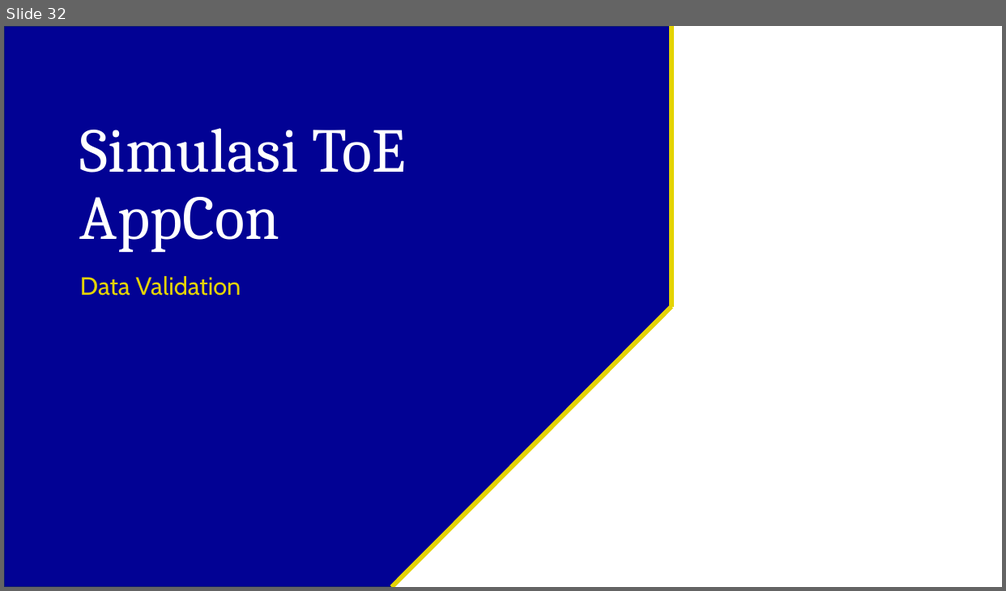
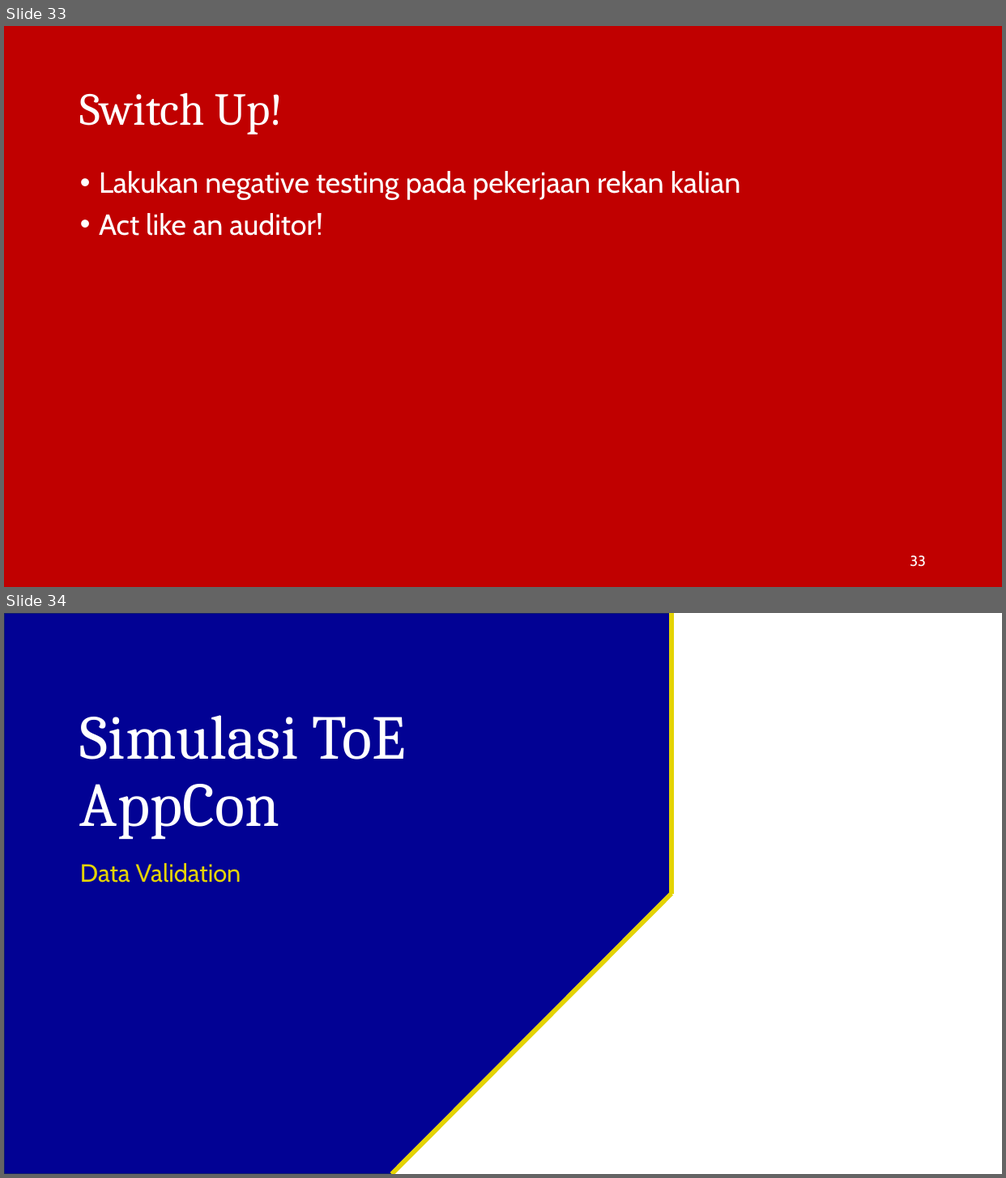
Before and after one commit to irfanradarma/Audit-SI, a slide deck: Slides/10 - Risiko dan Pengendalian.pptx. Shown one above the other, each under a label of ours: slide 32 before the commit, slides 33 and 34 after it. The pictures are 1006x591 and 1006x1178 pixels, drawn with LibreOffice and Linux fonts; fonts in the diff are those of the drawing; background and template pictures are left out. Boxes give left, top, right and bottom in pixels: in the first picture for what was removed or moved away, otherwise in the second. Text is boxed around its words. In the diff, an @@ line names an element or a change of style, - is before the commit and + after.

```diff
--- a/Slides/10 - Risiko dan Pengendalian.pptx
+++ b/Slides/10 - Risiko dan Pengendalian.pptx
@@ slide 33 added at box(4, 26, 1002, 587), background picture (left out) @@
@@ title added at box(80, 92, 283, 135), 44 pt, text #FFFFFF @@
+Switch Up!
@@ text added at box(99, 171, 741, 236), 28 pt, text #FFFFFF @@
+• Lakukan negative testing pada pekerjaan rekan kalian
+• Act like an auditor!
@@ page number added at box(910, 556, 926, 567), 14 pt, text #FFFFFF @@
+33
@@ what was slide 32 is now slide 34 @@
```
Also in this commit, not shown: 2 slides changed, 5 other slides added, 1 slide removed, 4 other files.
